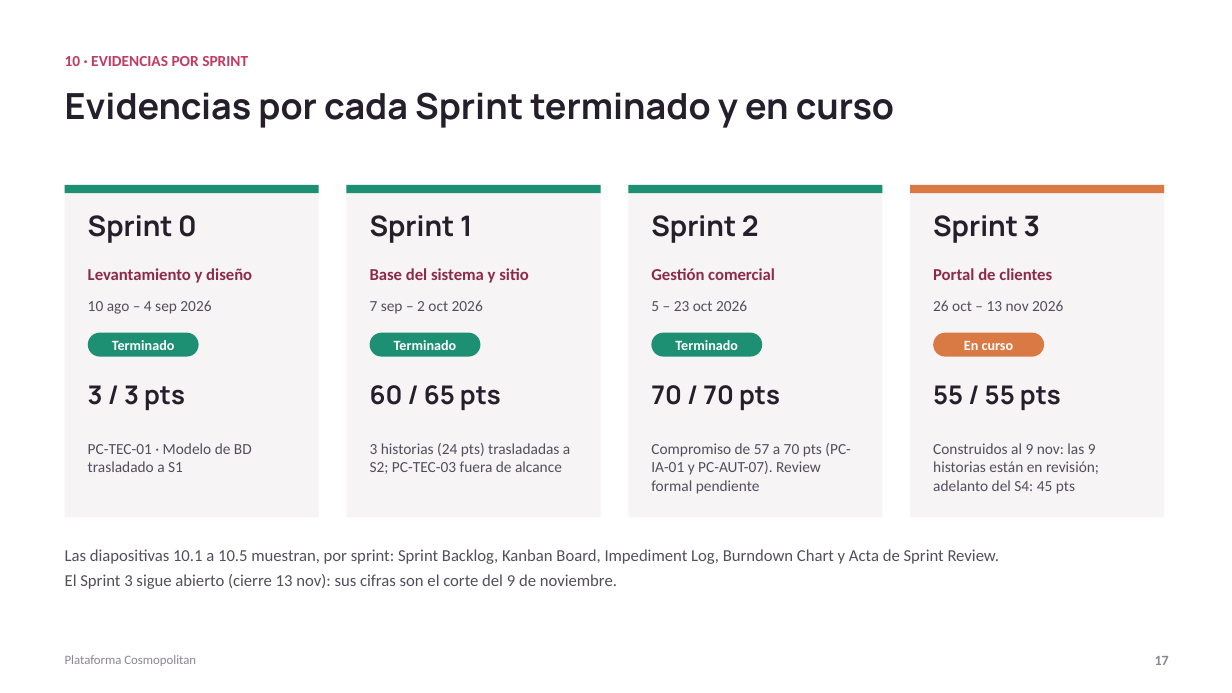
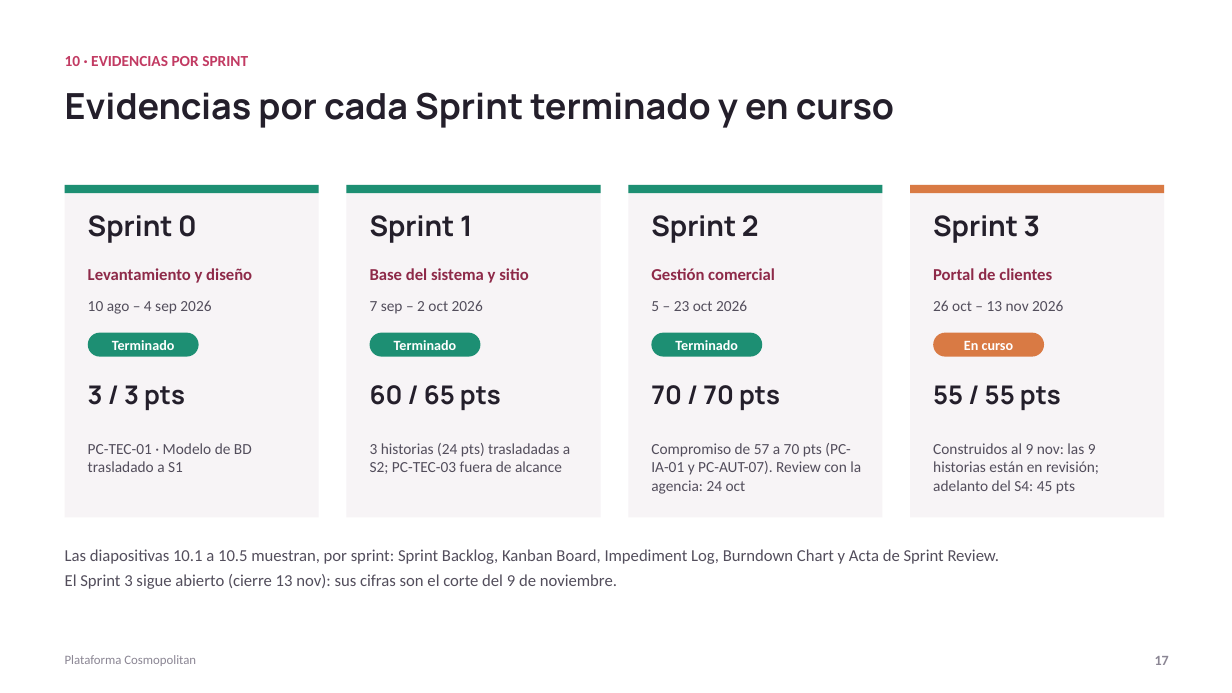
Before and after one commit to ChristianCuadra/capstone, a slide deck: slide 17 of Fase 2/Evidencias Proyecto/Presentación Proyecto.pptx. Drawn at 1232x693 pixels with LibreOffice and Linux fonts; fonts in the diff are those of the drawing. Boxes give left, top, right and bottom in pixels: in the first picture for what was removed or moved away, otherwise in the second. Text is boxed around its words. In the diff, an @@ line names an element or a change of style, - is before the commit and + after.

Commit message:
Sprint Review S2 con la agencia el 24 oct: acta con firmas de la agencia; Registro S2, Incrementos S2 y S3, Kanban y Sprint Backlog S3 y presentación al día

```diff
--- a/Fase 2/Evidencias Proyecto/Presentación Proyecto.pptx
+++ b/Fase 2/Evidencias Proyecto/Presentación Proyecto.pptx
@@ text at [651, 443, 861, 494]: text changed @@
-Compromiso de 57 a 70 pts (PC-IA-01 y PC-AUT-07). Review formal pendiente
+Compromiso de 57 a 70 pts (PC-IA-01 y PC-AUT-07). Review con la agencia: 24 oct
```
Also in this commit, not shown: 2 other slides changed, 6 other files.
